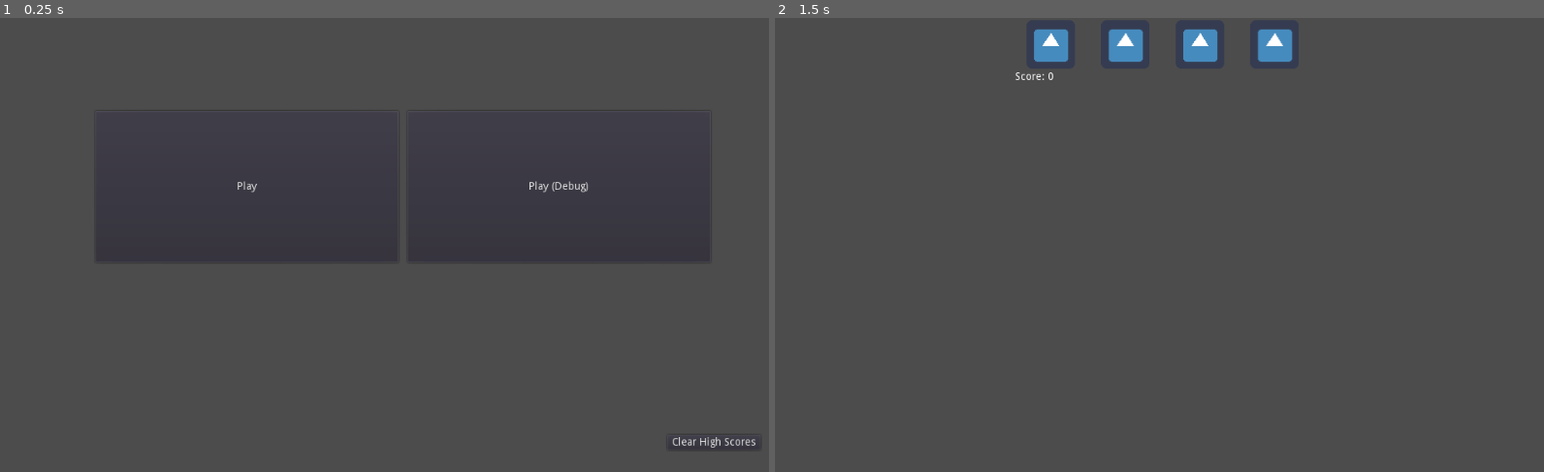
Above: before the commit, frames 1-2 (left to right).
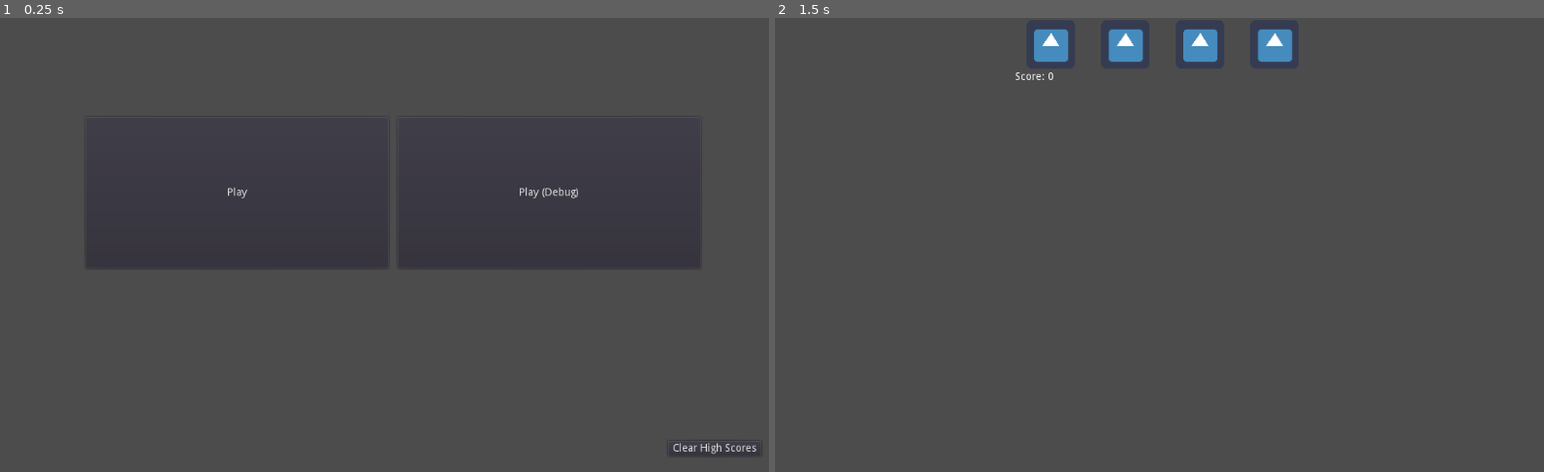
Above: after the commit, the same moments.

Repository: NEW-CYLANDIA/little-warioware
Game: Godot game, scene res://src/menus/menu.tscn
Same seed, same stepped clock (60 frames per second), same inputs: the game is played once before the commit and once after it. The engine's default icon, where the game draws it, is replaced by a stand-in: a white triangle on a blue panel in a dark square. Sound files missing from this copy of the repository are replaced by a short silence.
Inputs:
- Up to frame 1 (0.25 s): no input
- Up to frame 2 (1.5 s): click "Play" at 0.5 s; tap Enter at 1.25 s; hold Right (mg_right) from 1.28 s (still down); hold Z (mg_action) from 1.28 s (still down)

The runs differ from the first frame. In frame 1, 0.5% of the frame differs, in the area x 12-99%, y 21-97%; in frame 2, nothing differs.

Commit message:
Make debug start buttons centered

Diff:
--- a/src/menus/menu.tscn
+++ b/src/menus/menu.tscn
@@ -5,6 +5,10 @@
 [node name="Control" type="Control"]
 anchor_right = 1.0
 anchor_bottom = 1.0
+margin_left = 1.0
+margin_top = 8.0
+margin_right = 1.0
+margin_bottom = 8.0
 script = ExtResource( 1 )
 
 [node name="HSplitContainer" type="HSplitContainer" parent="."]
@@ -12,9 +16,9 @@
 anchor_top = 0.5
 anchor_right = 0.5
 anchor_bottom = 0.5
-margin_left = -386.0
+margin_left = -400.0
 margin_top = -177.0
-margin_right = 426.0
+margin_right = 400.0
 margin_bottom = 23.0
 
 [node name="PlayStandard" type="Button" parent="HSplitContainer"]
